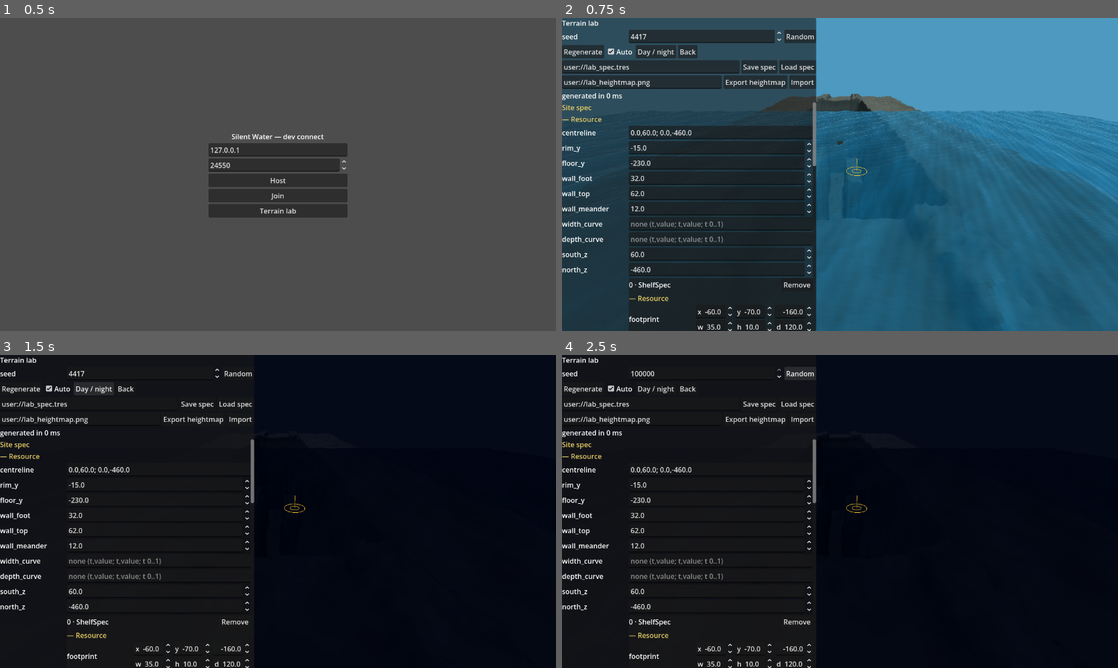
Above: before the commit, frames 1-4 (two rows, left to right).
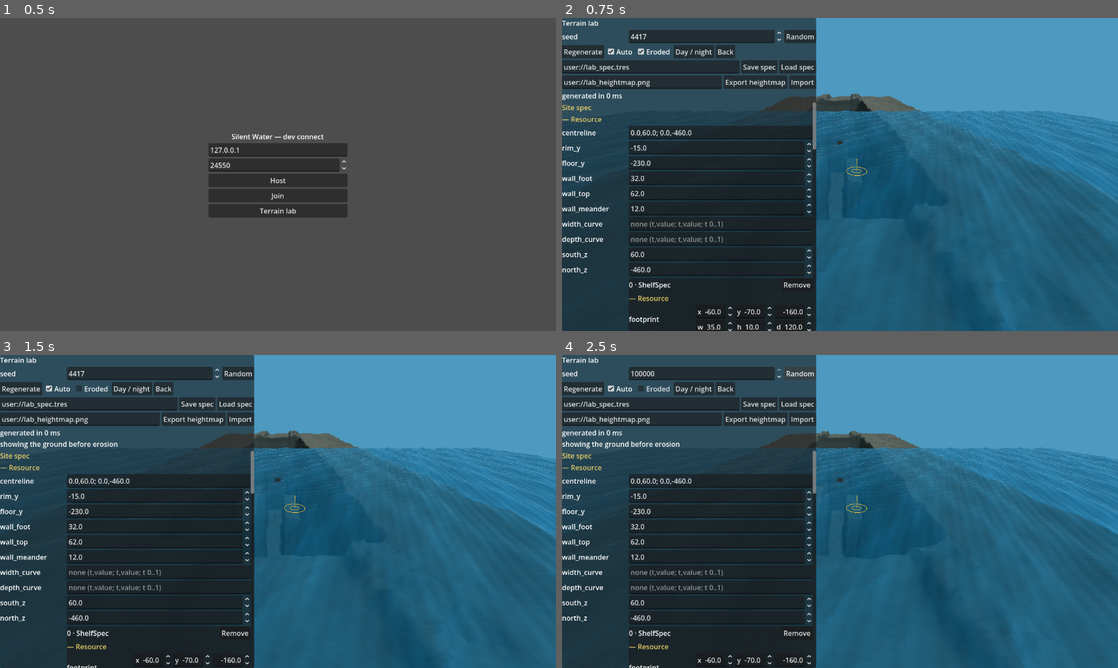
Above: after the commit, the same moments.

Repository: tsebens/silent_water
Game: Godot game, scene res://src/main/main.tscn
Same seed, same stepped clock (60 frames per second), same inputs: the game is played once before the commit and once after it.
Inputs (mouse positions are in pixels of both pictures, inside the frame that each line leads up to):
- Up to frame 1 (0.5 s): no input
- Up to frame 2 (0.75 s): click "Terrain lab" at 0.5 s
- Up to frame 3 (1.5 s): click (94, 389) at 1.25 s, where only the run after the commit has a clickable "Eroded"
- Up to frame 4 (2.5 s): click "Random" at 2 s

Frame 1 is identical in both runs. In frame 2, 0.6% of the frame differs, in the area x 13-46%, y 8-48%; in frame 3, 83%; in frame 4, 83%, in the area x 0-100%, y 0-100%.

Commit message:
M9.28 · Lab erosion controls, timings and before/after
Refs #215

Co-Authored-By: Claude Sonnet 5.5 <noreply@anthropic.com>

Diff:
--- a/src/lab/lab_panel.gd
+++ b/src/lab/lab_panel.gd
@@ -10,6 +10,8 @@
 signal regenerate_requested
 signal lighting_toggled
 signal back_requested
+## The before/after toggle: true shows the eroded ground, false the analytic one.
+signal erosion_view_toggled(eroded: bool)
 ## Spec or heightmap file actions, with the path typed in the panel.
 signal save_spec_requested(path: String)
 signal load_spec_requested(path: String)
@@ -20,6 +22,7 @@
 const DEFAULT_HEIGHTMAP_PATH: String = "user://lab_heightmap.png"
 const SECTION_SPEC: String = "spec"
 const SECTION_SITE: String = "site"
+const SECTION_EROSION: String = "erosion"
 const ROW_LABEL_WIDTH: float = 150.0
 const NUMBER_LIMIT: float = 100000.0
 ## Constraint kinds the "add" button offers.
@@ -33,6 +36,7 @@
 var _controls: Dictionary = {}
 var _readout: Label
 var _auto: CheckBox
+var _eroded_view: CheckBox
 var _body: VBoxContainer
 var _constraints_rebuild: Callable = Callable()
 
@@ -51,6 +55,8 @@
 func setup(new_spec: SiteSpec, new_tunables: CanyonSite) -> void:
 	spec = new_spec
 	tunables = new_tunables
+	if tunables.erosion == null:
+		tunables.erosion = ErosionParams.new()
 	_controls.clear()
 	_constraints_rebuild = Callable()
 	for child: Node in get_children():
@@ -69,7 +75,9 @@
 	_body.add_child(_heading("Site spec"))
 	_build_properties(_body, spec, SECTION_SPEC, ["seed"])
 	_body.add_child(_heading("Canyon tunables"))
-	_build_properties(_body, tunables, SECTION_SITE, ["spec"])
+	_build_properties(_body, tunables, SECTION_SITE, ["spec", "erosion"])
+	_body.add_child(_heading("Erosion"))
+	_build_properties(_body, tunables.erosion, SECTION_EROSION, [])
 
 
 ## The control bound to [param prop] of the [param section] ([constant
@@ -126,6 +134,15 @@
 func set_readout(text: String) -> void:
 	if _readout != null:
 		_readout.text = text
+
+
+func readout_text() -> String:
+	return _readout.text if _readout != null else ""
+
+
+## Whether the lab shows the eroded ground (true) or the analytic one before erosion.
+func shows_eroded() -> bool:
+	return _eroded_view == null or _eroded_view.button_pressed
 
 
 func auto_regenerate() -> bool:
@@ -161,6 +178,12 @@
 	_auto.button_pressed = true
 	_auto.tooltip_text = "Regenerate on every change while generation is quick"
 	buttons.add_child(_auto)
+	_eroded_view = CheckBox.new()
+	_eroded_view.text = "Eroded"
+	_eroded_view.button_pressed = true
+	_eroded_view.tooltip_text = "Before / after: show the eroded ground, or the analytic ground before erosion"
+	_eroded_view.toggled.connect(func(on: bool) -> void: erosion_view_toggled.emit(on))
+	buttons.add_child(_eroded_view)
 	var light: Button = Button.new()
 	light.text = "Day / night"
 	light.pressed.connect(func() -> void: lighting_toggled.emit())
--- a/src/lab/terrain_lab.gd
+++ b/src/lab/terrain_lab.gd
@@ -25,6 +25,9 @@
 var overlay: ConstraintOverlay
 var last_build_ms: float = 0.0
 var preset: LightPreset = DAY
+
+## Before/after: false builds the site without erosion so the analytic ground shows.
+var show_eroded: bool = true
 
 var _site_holder: Node3D
 var _ocean: OceanSurface
@@ -93,6 +96,7 @@
 	panel.changed.connect(_on_changed)
 	panel.regenerate_requested.connect(regenerate)
 	panel.lighting_toggled.connect(toggle_lighting)
+	panel.erosion_view_toggled.connect(set_show_eroded)
 	panel.back_requested.connect(back)
 	panel.save_spec_requested.connect(save_spec)
 	panel.load_spec_requested.connect(load_spec)
@@ -113,12 +117,22 @@
 		_site_holder.remove_child(site)
 		site.free()
 	site = build_site(spec, tunables)
+	if not show_eroded:
+		site.erosion = null
 	site.name = "Site"
 	_site_holder.add_child(site)
 	last_build_ms = (Time.get_ticks_usec() - t0) / 1000.0
 	_stale = false
 	overlay.rebuild(spec)
 	_update_readout()
+
+
+## Switches between the eroded ground and the analytic ground before erosion.
+func set_show_eroded(on: bool) -> void:
+	if show_eroded == on:
+		return
+	show_eroded = on
+	regenerate()
 
 
 ## Writes the spec being edited to [param path] as `.tres`.
@@ -144,7 +158,14 @@
 ## Exports the current ground over the generator's grid as a heightmap.
 func export_heightmap(path: String) -> Error:
 	var extent: Rect2 = Rect2(CanyonSite.GRID_MIN, CanyonSite.GRID_MAX - CanyonSite.GRID_MIN)
-	var err: Error = SiteIO.export_heightmap(site, extent, EXPORT_CELL, path)
+	# The export freezes the eroded grid even while the before view is showing.
+	var source: CanyonSite = site
+	if not show_eroded:
+		source = build_site(spec, tunables)
+		source.bake_erosion()
+	var err: Error = SiteIO.export_heightmap(source, extent, EXPORT_CELL, path)
+	if source != site:
+		source.free()
 	_note("exported heightmap to %s" % path if err == OK else "export failed: %s" % error_string(err))
 	return err
 
@@ -203,6 +224,16 @@
 func _update_readout() -> void:
 	var lines: PackedStringArray = PackedStringArray()
 	lines.append("generated in %.0f ms%s" % [last_build_ms, "   (edited: press Regenerate)" if _stale else ""])
+	if not show_eroded:
+		lines.append("showing the ground before erosion")
+	elif not site.erosion_timings.is_empty():
+		var parts: PackedStringArray = PackedStringArray()
+		var total: float = 0.0
+		for pass_name: String in site.erosion_timings:
+			var ms: float = site.erosion_timings[pass_name]
+			total += ms
+			parts.append("%s %.0f" % [pass_name, ms])
+		lines.append("erosion (%.1f m grid): %s, total %.0f ms" % [site.erosion.cell_size, ", ".join(parts), total])
 	if _message != "":
 		lines.append(_message)
 	for problem: String in spec.validate():
--- a/src/site/canyon_site.gd
+++ b/src/site/canyon_site.gd
@@ -160,6 +160,7 @@
 ## from the result. With erosion null or disabled this clears the grid.
 func bake_erosion() -> void:
 	_eroded = PackedFloat32Array()
+	erosion_timings = {}
 	if erosion == null or not erosion.enabled:
 		return
 	_eroded_cell = erosion.cell_size
@@ -171,7 +172,12 @@
 	for j: int in range(_eroded_nz):
 		for i: int in range(_eroded_nx):
 			mask[j * _eroded_nx + i] = spec.constraint_weight(GRID_MIN.x + i * _eroded_cell, GRID_MIN.y + j * _eroded_cell)
-	_eroded = TerrainErosion.erode(base, _eroded_nx, _eroded_nz, _eroded_cell, mask, erosion, TerrainErosion.make_rng(spec.seed, erosion))
+	_eroded = TerrainErosion.erode(base, _eroded_nx, _eroded_nz, _eroded_cell, mask, erosion, TerrainErosion.make_rng(spec.seed, erosion), erosion_timings)
+
+
+## Milliseconds each erosion pass took in the last [method bake_erosion]
+## (pass name -> ms, only passes that ran); empty when erosion is off.
+var erosion_timings: Dictionary = {}
 
 
 ## The eroded grid (row-major, [constant GRID_MIN], cell [member ErosionParams.cell_size]); empty when off.
--- a/src/site/terrain_erosion.gd
+++ b/src/site/terrain_erosion.gd
@@ -16,16 +16,27 @@
 
 
 ## Run the enabled passes in order and return the eroded grid. [param rng] is
-## seeded from the site seed; only the droplet pass draws from it.
-static func erode(heights: PackedFloat32Array, nx: int, nz: int, cell: float, mask: PackedFloat32Array, params: ErosionParams, rng: RandomNumberGenerator) -> PackedFloat32Array:
+## seeded from the site seed; only the droplet pass draws from it. When
+## [param timings] is given, it receives each pass that ran as name -> ms.
+static func erode(heights: PackedFloat32Array, nx: int, nz: int, cell: float, mask: PackedFloat32Array, params: ErosionParams, rng: RandomNumberGenerator, timings: Dictionary = {}) -> PackedFloat32Array:
 	var h: PackedFloat32Array = heights.duplicate()
+	var t0: int = Time.get_ticks_usec()
 	if params.droplet_enabled:
 		h = droplet_pass(h, nx, nz, cell, mask, params.protect_threshold, rng, params.droplet_count, params.droplet_lifetime, params.droplet_capacity, params.droplet_erode_rate, params.droplet_deposit_rate, params.droplet_evaporation)
+		t0 = _lap(timings, "droplet", t0)
 	if params.thermal_enabled:
 		h = thermal_pass(h, nx, nz, cell, mask, params.protect_threshold, params.talus_angle, params.thermal_iterations, params.thermal_rate)
+		t0 = _lap(timings, "thermal", t0)
 	if params.deposition_enabled:
 		h = deposition_pass(h, nx, nz, cell, mask, params.protect_threshold, params.settle_slope, params.settle_strength, params.deposition_iterations)
+		_lap(timings, "deposition", t0)
 	return h
+
+
+static func _lap(timings: Dictionary, pass_name: String, since_usec: int) -> int:
+	var now: int = Time.get_ticks_usec()
+	timings[pass_name] = (now - since_usec) / 1000.0
+	return now
 
 
 static func make_rng(spec_seed: int, params: ErosionParams) -> RandomNumberGenerator:
--- a/tests/unit/test_terrain_lab.gd
+++ b/tests/unit/test_terrain_lab.gd
@@ -69,7 +69,7 @@
 		expect(panel.control_for(LabPanel.SECTION_SPEC, p["name"]) != null, "SiteSpec.%s has a control" % p["name"])
 	var site_props: int = 0
 	for p: Dictionary in LabPanel.exported_properties(tunables):
-		if p["name"] == "spec":
+		if p["name"] == "spec" or p["name"] == "erosion":
 			continue
 		site_props += 1
 		expect(panel.control_for(LabPanel.SECTION_SITE, p["name"]) != null, "CanyonSite.%s has a control" % p["name"])
@@ -226,3 +226,98 @@
 	DirAccess.remove_absolute(ProjectSettings.globalize_path(path))
 	DirAccess.remove_absolute(ProjectSettings.globalize_path(SiteIO.sidecar_path(path)))
 	site.free()
+
+
+func _erosion_lab() -> TerrainLab:
+	var lab: TerrainLab = _lab()
+	await runner.get_tree().process_frame
+	var e: ErosionParams = lab.tunables.erosion
+	e.enabled = true
+	e.cell_size = 6.0
+	e.droplet_count = 300
+	e.thermal_iterations = 4
+	e.deposition_iterations = 2
+	return lab
+
+
+func _grids_differ(a: PackedFloat32Array, b: PackedFloat32Array) -> bool:
+	if a.size() != b.size():
+		return true
+	for k: int in range(a.size()):
+		if a[k] != b[k]:
+			return true
+	return false
+
+
+func test_panel_builds_erosion_controls_and_passes_change_grid() -> void:
+	var lab: TerrainLab = await _erosion_lab()
+	var e: ErosionParams = lab.tunables.erosion
+	for p: Dictionary in LabPanel.exported_properties(e):
+		expect(lab.panel.control_for(LabPanel.SECTION_EROSION, p["name"]) != null, "ErosionParams.%s has a control" % p["name"])
+	for name: String in ["enabled", "droplet_enabled", "thermal_enabled", "deposition_enabled", "cell_size"]:
+		expect(lab.panel.control_for(LabPanel.SECTION_EROSION, name) != null, name)
+	lab.regenerate()
+	var all_on: PackedFloat32Array = lab.site.eroded_grid()
+	expect(not all_on.is_empty(), "eroded grid exists")
+	(lab.panel.control_for(LabPanel.SECTION_EROSION, "thermal_enabled") as CheckBox).button_pressed = false
+	expect(not e.thermal_enabled, "toggle reached the params")
+	lab.regenerate()
+	expect(_grids_differ(all_on, lab.site.eroded_grid()), "turning thermal off changes the grid")
+	(lab.panel.control_for(LabPanel.SECTION_EROSION, "cell_size") as SpinBox).value = 8.0
+	lab.regenerate()
+	expect(lab.site.eroded_grid().size() < all_on.size(), "a coarser grid has fewer cells")
+	lab.free()
+
+
+func test_before_after_toggle() -> void:
+	var lab: TerrainLab = await _erosion_lab()
+	lab.regenerate()
+	expect(not lab.site.eroded_grid().is_empty(), "after view is eroded")
+	lab.set_show_eroded(false)
+	expect(lab.site.eroded_grid().is_empty(), "before view is analytic")
+	expect(lab.panel.readout_text().contains("before erosion"), "readout names the before view")
+	lab.set_show_eroded(true)
+	expect(not lab.site.eroded_grid().is_empty(), "back to eroded")
+	lab.free()
+
+
+func test_eroded_heightmap_round_trips() -> void:
+	var lab: TerrainLab = await _erosion_lab()
+	lab.regenerate()
+	var path: String = "user://test_eroded_heightmap.png"
+	# Export from the before view still freezes the eroded grid.
+	lab.set_show_eroded(false)
+	expect_eq(lab.export_heightmap(path), OK)
+	lab.set_show_eroded(true)
+	var data: Dictionary = lab.import_heightmap(path)
+	expect(not data.is_empty(), "imports")
+	var heights: PackedFloat32Array = data["heights"]
+	var w: int = data["width"]
+	var step: float = float(data["vertical_scale"])
+	var worst: float = 0.0
+	var differs: bool = false
+	var plain: CanyonSite = TerrainLab.build_site(lab.spec)
+	for j: int in range(data["height"]):
+		for i: int in range(w):
+			var x: float = float(data["x_min"]) + i * TerrainLab.EXPORT_CELL
+			var z: float = float(data["z_min"]) + j * TerrainLab.EXPORT_CELL
+			worst = maxf(worst, absf(heights[j * w + i] - lab.site.height_at(x, z)))
+			differs = differs or absf(heights[j * w + i] - plain.height_at(x, z)) > step * 2.0
+	expect(worst <= step * 1.01 + 0.0001, "matches the eroded ground (worst %f, step %f)" % [worst, step])
+	expect(differs, "the export is not the analytic ground")
+	DirAccess.remove_absolute(ProjectSettings.globalize_path(path))
+	DirAccess.remove_absolute(ProjectSettings.globalize_path(SiteIO.sidecar_path(path)))
+	plain.free()
+	lab.free()
+
+
+func test_timings_readout_populated() -> void:
+	var lab: TerrainLab = await _erosion_lab()
+	lab.regenerate()
+	for pass_name: String in ["droplet", "thermal", "deposition"]:
+		expect(lab.site.erosion_timings.has(pass_name), "timing for %s" % pass_name)
+		expect(lab.panel.readout_text().contains(pass_name), "readout shows %s" % pass_name)
+	(lab.panel.control_for(LabPanel.SECTION_EROSION, "droplet_enabled") as CheckBox).button_pressed = false
+	lab.regenerate()
+	expect(not lab.site.erosion_timings.has("droplet"), "a disabled pass is not timed")
+	lab.free()
Not shown, changed: docs/playtest.md
